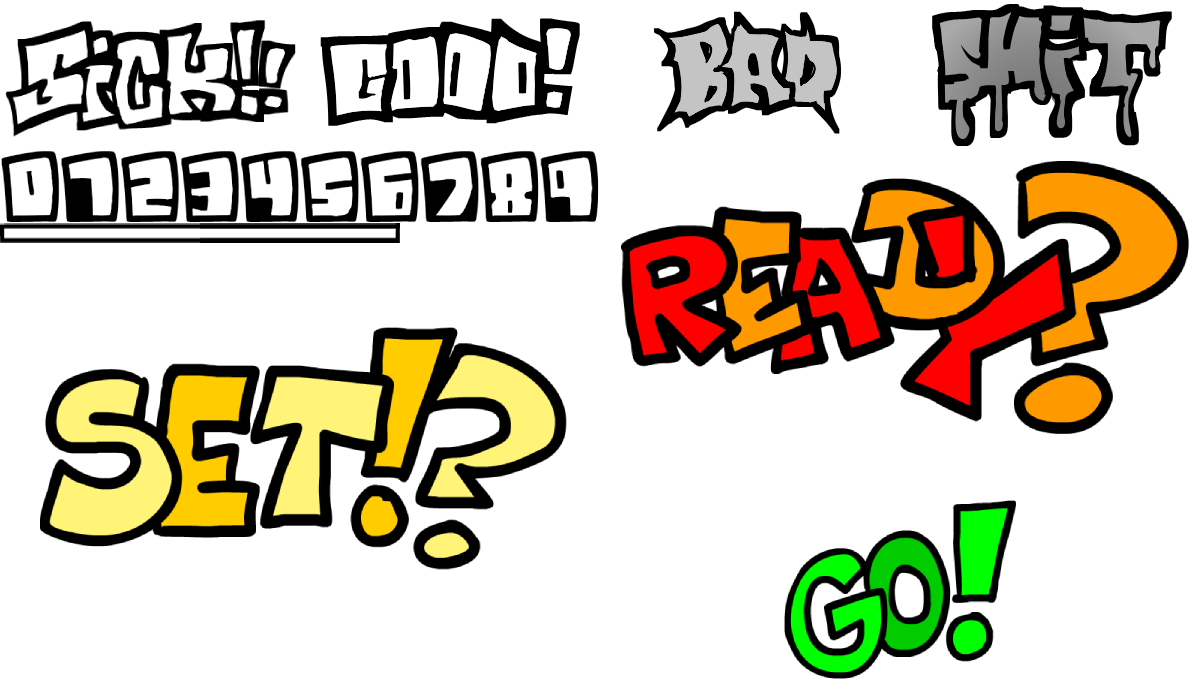
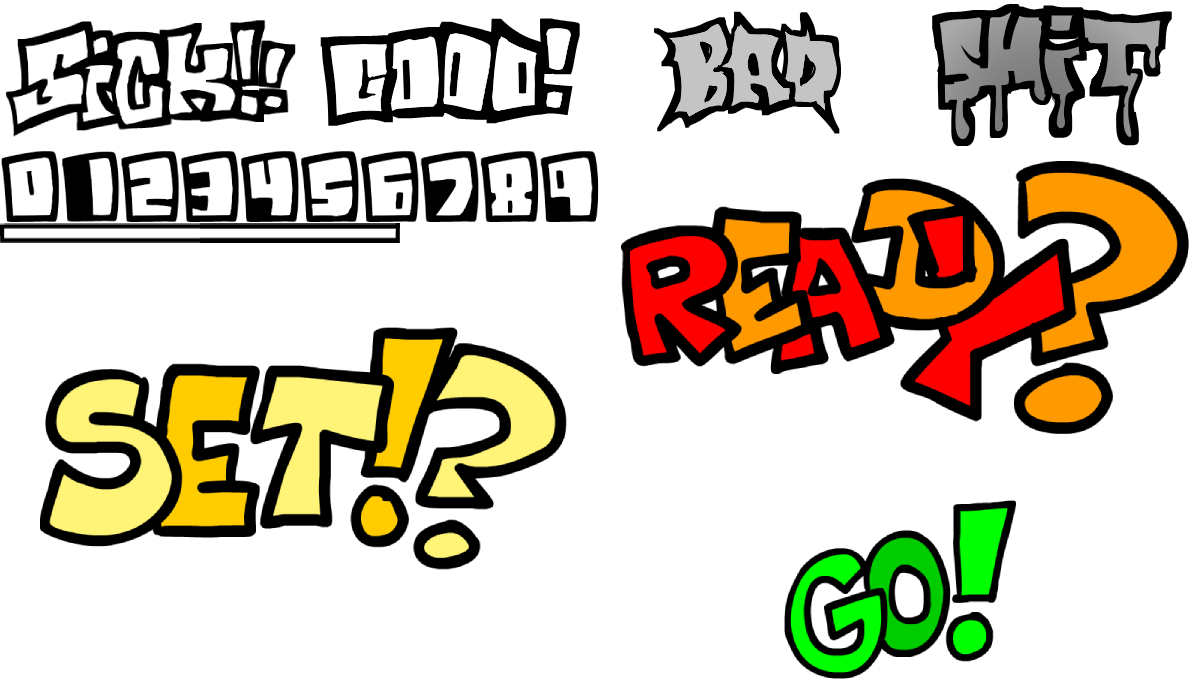
Layer changes from the first 1200×700 image to the second:
added layer "num1" above "comboNums" over [62, 151, 120, 222]
painted on "comboNums" over [61, 151, 119, 222]
